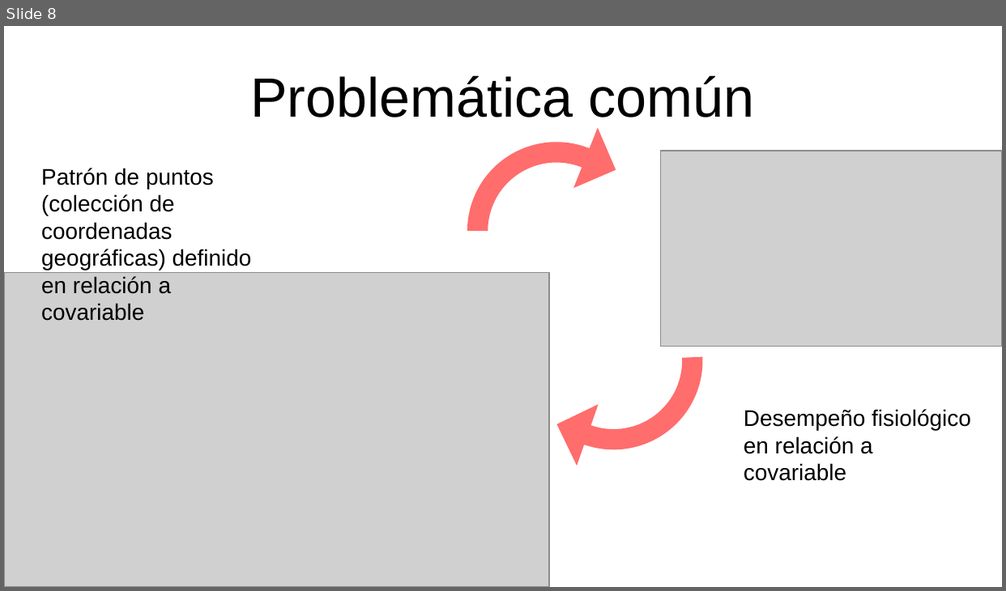
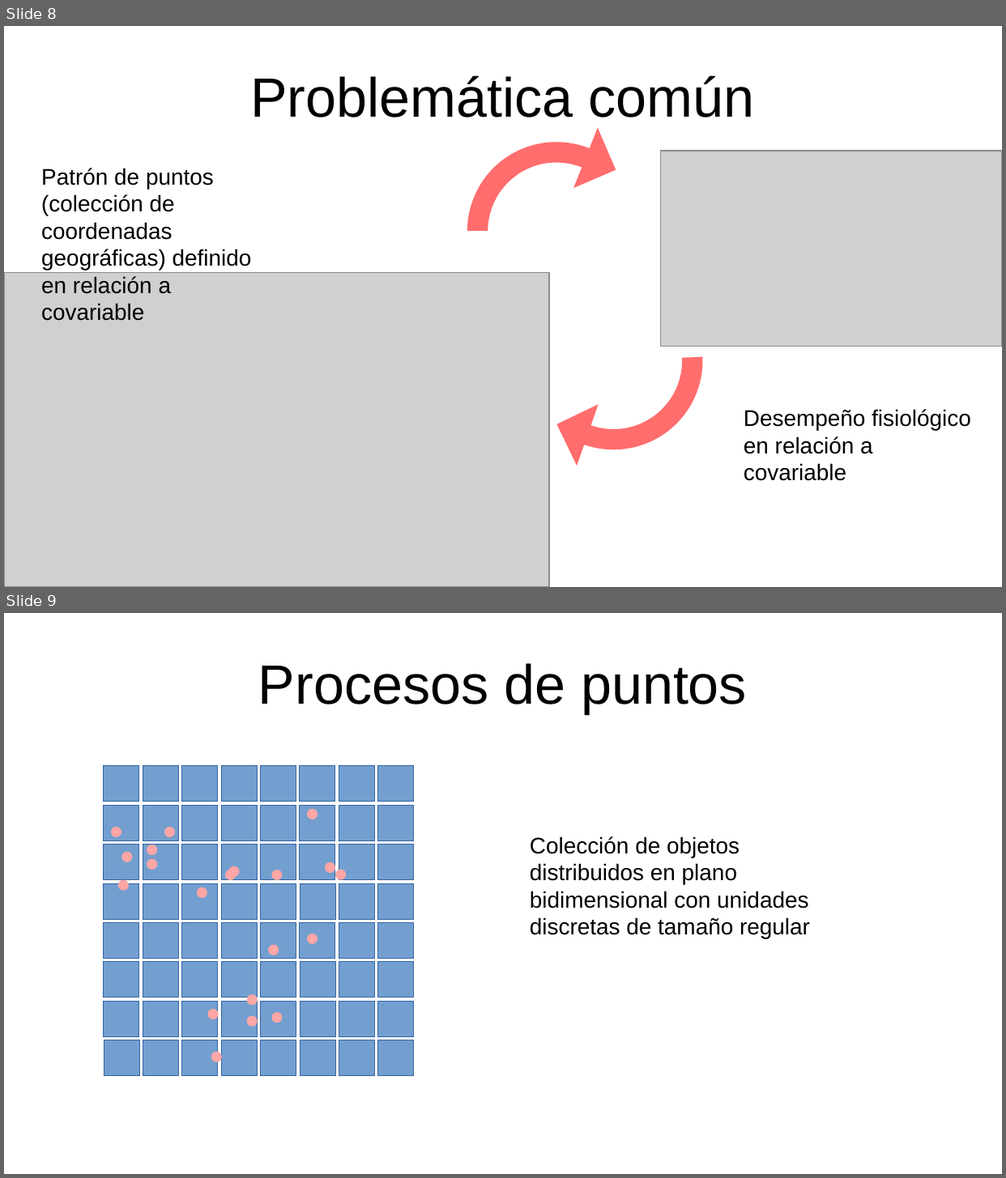
Before and after one commit to gerardommc/Ecologia-Teorica-II, a slide deck: Nicho/Caso-correlativo.odp. Shown one above the other, each under a label of ours: slide 8 before the commit, slides 8 and 9 after it. The pictures are 1006x591 and 1006x1178 pixels, drawn with LibreOffice and Linux fonts; fonts in the diff are those of the drawing; grey boxes stand for pictures. Boxes give left, top, right and bottom in pixels: in the first picture for what was removed or moved away, otherwise in the second. Text is boxed around its words. In the diff, an @@ line names an element or a change of style, - is before the commit and + after.

Commit message:
Procesos de puntos

```diff
--- a/Nicho/Caso-correlativo.odp
+++ b/Nicho/Caso-correlativo.odp
@@ slide 9 added at [4, 613, 1002, 1174], background #FFFFFF @@
@@ title added at [258, 663, 747, 714], 44 pt, text #000000 @@
+Procesos de puntos
@@ text added at [530, 837, 810, 939], 18 pt, text #000000 @@
+Colección de objetos distribuidos en plano bidimensional con unidades discretas de tamaño regular
@@ group added at [104, 766, 413, 1076]: 64 rectangles, 20 ellipses @@
```
Also in this commit, not shown: 6 other slides added, 3 slides removed, 3 other files.
